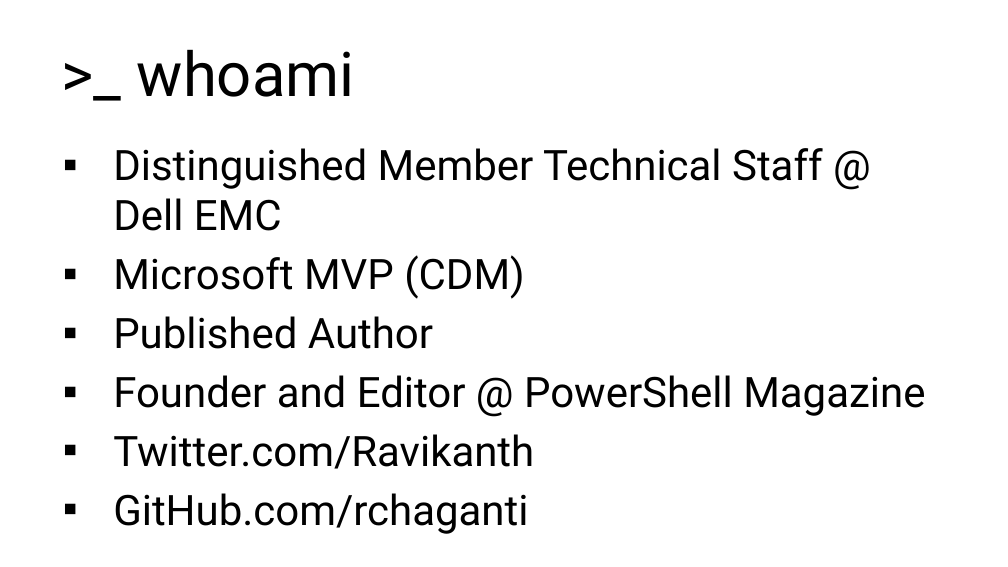
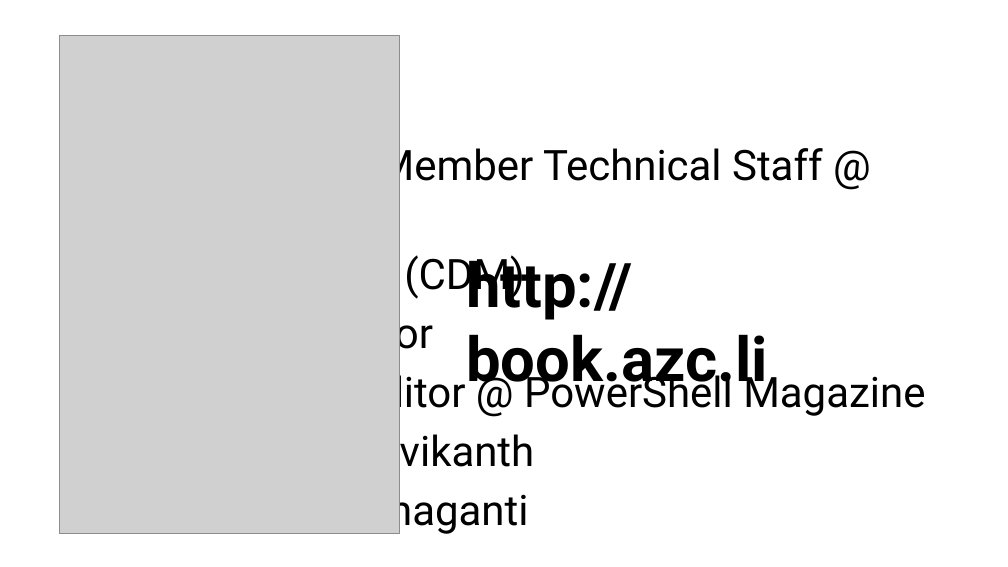
Before and after one commit to rchaganti/Presentations, a slide deck: slide 3 of ExpertsLiveIN2019/AzureAtTheCommandLine-Ravikanth.pptx. Drawn at 1008x567 pixels with LibreOffice and Linux fonts; fonts in the diff are those of the drawing; grey boxes stand for pictures; background and template pictures are left out. Boxes give left, top, right and bottom in pixels: in the first picture for what was removed or moved away, otherwise in the second. Text is boxed around its words. In the diff, an @@ line names an element or a change of style, - is before the commit and + after.

```diff
--- a/ExpertsLiveIN2019/AzureAtTheCommandLine-Ravikanth.pptx
+++ b/ExpertsLiveIN2019/AzureAtTheCommandLine-Ravikanth.pptx
@@ picture added at box(59, 36, 399, 534) @@
@@ text added at box(466, 255, 768, 396), 44 pt, text #000000, bold @@
+http://book.azc.li
```
Also in this commit, not shown: 3 other slides changed, 1 slide added, 1 slide removed, 2 other files.
